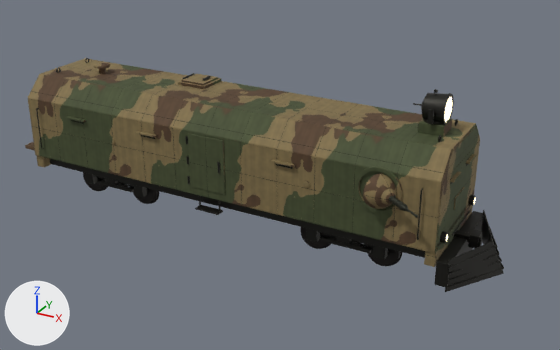
The Blender file assets/blender/guard_car.blend as it was, and as the next commit left it.
Before and after are seen from a 50 mm camera at (10.25, -16.34, 9.61) aimed at (1.2, 0.11, 1.38). Arrows for +X, +Y and +Z are at lower left; the lights stay in place. The picture after the commit comes second.

The older version as bpy lines, for what is in view:
```python
ob_cowcatcher = bpy.data.objects.new('Cowcatcher', me_cowcatcher)
ob_cowcatcher.parent = ob_guardcar
ob_cowcatcher.location = (0.0, 0.0, 0.0)
ob_hulldetails = bpy.data.objects.new('HullDetails', me_hulldetails)
ob_hulldetails.parent = ob_guardcar
ob_hulldetails.location = (0.0, 0.0, 0.0)
ob_hullinterior = bpy.data.objects.new('HullInterior', me_hullinterior)
ob_hullinterior.parent = ob_guardcar
ob_hullinterior.location = (0.0, 0.0, 0.0)
ob_hullrivets = bpy.data.objects.new('HullRivets', me_hullrivets)
ob_hullrivets.parent = ob_guardcar
ob_hullrivets.location = (0.0, 0.0, 0.0)
ob_hullshell = bpy.data.objects.new('HullShell', me_hullshell)
ob_hullshell.parent = ob_guardcar
ob_hullshell.location = (0.0, 0.0, 0.0)
ob_mg_fl_gun = bpy.data.objects.new('MG_FL_Gun', me_mg_fl_gun)
ob_mg_fl_gun.parent = ob_mg_fl_pitch
ob_mg_fl_gun.location = (0.0, 0.0, 0.0)
ob_mg_fr_housing = bpy.data.objects.new('MG_FR_Housing', me_mg_fr_housing)
ob_mg_fr_housing.parent = ob_mg_fr_base
ob_mg_fr_housing.location = (0.0, 0.0, 0.0)
ob_searchlightlamp = bpy.data.objects.new('SearchlightLamp', me_searchlightlamp)
ob_searchlightlamp.parent = ob_searchlight
ob_searchlightlamp.location = (0.0, 0.0, 0.0)
ob_underframe = bpy.data.objects.new('Underframe', me_underframe)
ob_underframe.parent = ob_guardcar
ob_underframe.location = (0.0, 0.0, 0.0)
# also in view: 'Bogies' at (0.0, 0.0, 0.61)
```
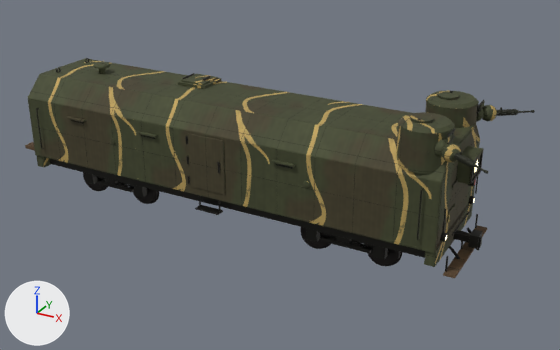
ob_searchlight is not drawn itself; it is the parent of ob_searchlightlamp.
ob_mg_fl_base is not drawn itself; it is the parent of ob_mg_fl_housing, ob_mg_fl_yaw.
ob_mg_fr_base is not drawn itself; it is the parent of ob_mg_fr_housing, ob_mg_fr_yaw.

Location of each change, (x1, y1, x2, y2) in pixels of the pictures (560 x 350 px; the box of a moved part takes in the faces that stretch with it):
'HullShell', surface changed
    both: (28, 58, 480, 253)
'HullDetails', surface changed, reshaped (19% taller)
    before: (36, 58, 476, 243)
    after: (36, 58, 488, 278)
'MgTurrets', added (yellow)
    after: (396, 91, 485, 174)
'Underframe', surface changed
    both: (36, 155, 483, 267)
'Cowcatcher', deleted (black)
    before: (434, 210, 504, 292)
'HullInterior', surface changed
    both: (31, 127, 479, 249)
'MG_FR_Housing', surface changed, moved, rescaled (51% narrower, 49% shorter)
    before: (363, 173, 397, 209)
    after: (434, 139, 450, 157)
'SearchlightLamp', reshaped, moved
    before: (413, 89, 454, 125)
    after: (473, 157, 479, 175)
'MG_FR_Gun', surface changed, moved
    before: (381, 189, 418, 218)
    after: (442, 144, 488, 174)
'HullRivets', surface changed
    both: (31, 59, 480, 250)
'MG_FL_Gun', surface changed, moved (not visible before)
    after: (477, 105, 535, 121)
'MG_FL_Housing', surface changed, moved (not visible before)
    after: (476, 108, 484, 122)
part 1 of me_hulldetails, added
    after: (456, 146, 481, 184)
part 2 of me_hulldetails, added
    after: (472, 148, 484, 161)
part 3 of me_hulldetails, added
    after: (469, 168, 473, 184)
part 4 of me_hulldetails, moved or reshaped
    before: (468, 195, 476, 206)
    after: (468, 180, 475, 186)
part 5 of me_hulldetails, added
    after: (447, 204, 456, 223)
part 6 of me_hulldetails, moved or reshaped
    before: (440, 231, 448, 243)
    after: (469, 196, 475, 204)
part 7 of me_hulldetails, added (brown)
    after: (443, 225, 488, 278)
part 8 of me_hulldetails, added
    after: (442, 209, 446, 237)
part 9 of me_hulldetails, deleted
    before: (355, 109, 476, 241)
part 10 of me_hulldetails, added
    after: (441, 136, 479, 233)
part 11 of me_searchlightlamp, deleted
    before: (444, 97, 452, 122)
part 12 of me_searchlightlamp, deleted (black)
    before: (421, 93, 454, 125)

Patch to the scene script:
```diff
--- a/assets/blender/guard_car.blend.py
+++ b/assets/blender/guard_car.blend.py
@@ mat_armor @@
 mat_armor = principled_material('Armor')
-mat_armor.texture = img_armor_camo_png
+mat_armor.texture = img_armor_camo_1934
 mat_armor.metallic = 0.25
@@ me_hulldetails @@
 # used by ob_hulldetails; parent = ob_guardcar; location = (0.0, 0.0, 0.0)
-me_hulldetails.from_pydata(...)  # 1229 vertices, 1039 faces; spans x -5.62..6.13, y -1.6..1.6, z 0.74..4.03
+me_hulldetails.from_pydata(...)  # 1989 vertices, 1716 faces; spans x -5.62..6.53, y -1.6..1.6, z 0.41..3.68
+# me_hulldetails part 1: a new loose piece, a box spanning x 6.0..6.32, y -0.37..0.37, z 2.41..3.03, in mat_armor (picture img_armor_camo_1934)
+# me_hulldetails part 2: a new loose piece, a box spanning x 6.3..6.36, y -0.41..0.41, z 2.94..3.02, in mat_armor (picture img_armor_camo_1934)
+# me_hulldetails part 3: a new loose piece, a box spanning x 6.3..6.36, y -0.395..-0.345, z 2.445..2.995, in mat_darksteel (black #2f2e2a)
+# me_hulldetails part 4: the loose piece of 43 vertices spanning x 6.0..6.12, y 0.97..1.23, z 1.22..1.48 is scaled about its middle by (1.18, 0.836, 0.836), then moved by (0.01, -0.25, 0.6)
+# me_hulldetails part 5: a new loose piece, a box spanning x 6.005..6.035, y -0.8..-0.3, z 1.56..1.84, in mat_armor (picture img_armor_camo_1934)
+# me_hulldetails part 6: the loose piece of 43 vertices spanning x 6.0..6.12, y -1.23..-0.97, z 1.22..1.48 is scaled about its middle by (0.823, 0.776, 0.776), then moved by (-0.01, 2.2, 0.0)
+# me_hulldetails part 7: a new loose piece, a box spanning x 6.18..6.46, y -1.35..1.35, z 0.525..0.575, in mat_wood (picture img_wood_floor_png)
+# me_hulldetails part 8: a new loose piece, a 6-sided cylinder along z spanning x 6.061..6.099, y -1.319..-1.281, z 1.45..2.15, in mat_darksteel (black #2f2e2a)
+# me_hulldetails part 9: 13 loose pieces with 326 vertices, spanning x 4.04..6.13, y -1.55..1.55, z 1.26..4.03, are deleted
+# me_hulldetails part 10: 822 vertices added at x 6.0..6.48, y -1.32..1.32, z 0.6..3.01
+# other edits to the shape of me_hulldetails do not show in these pictures
 me_hulldetails.materials.append(mat_armor)
@@ me_hulldetails @@
 me_hulldetails.materials.append(mat_lamp)
+me_hulldetails.materials.append(mat_wood)  # picture img_wood_floor_png
+me_hulldetails.materials.append(mat_red)  # red #8e2a22
@@ me_searchlightlamp @@
 # used by ob_searchlightlamp; parent = ob_searchlight; location = (0.0, 0.0, 0.0)
-me_searchlightlamp.from_pydata(...)  # 229 vertices, 184 faces; spans x -0.55..0.28, y -0.389..0.389, z -0.36..0.41
+me_searchlightlamp.from_pydata(...)  # 201 vertices, 170 faces; spans x -0.12..0.145, y -0.21..0.21, z -0.21..0.21
+# me_searchlightlamp part 11: the loose piece of 25 vertices spanning x 0.27..0.275, y -0.3..0.3, z -0.3..0.3 is deleted
+# me_searchlightlamp part 12: 144 vertices removed from x -0.32..0.28, y -0.36..0.36, z -0.36..0.36
+# other edits to the shape of me_searchlightlamp do not show in these pictures
 me_searchlightlamp.materials.append(mat_darksteel)
@@ me_mg_fr_housing @@
 # used by ob_mg_fr_housing; parent = ob_mg_fr_base; location = (0.0, 0.0, 0.0)
-me_mg_fr_housing.from_pydata(...)  # 145 vertices, 144 faces; spans x 0.0..0.42, y -0.42..0.42, z -0.42..0.42
+me_mg_fr_housing.from_pydata(...)  # 145 vertices, 144 faces; spans x 0.0..0.2, y -0.2..0.2, z -0.2..0.2
+# me_mg_fr_housing part 13: the whole mesh is scaled about the mesh origin by 0.476
 me_mg_fr_housing.materials.append(mat_armor)
@@ ob_cowcatcher @@
-ob_cowcatcher = bpy.data.objects.new('Cowcatcher', me_cowcatcher)
@@ ob_searchlight @@
 ob_searchlight.parent = ob_guardcar
-ob_searchlight.location = (5.3, 0.0, 3.95)
+ob_searchlight.location = (6.2, 0.0, 2.72)
@@ ob_mg_fl_base @@
 ob_mg_fl_base.parent = ob_guardcar
-ob_mg_fl_base.location = (4.6, 1.5, 2.35)
+ob_mg_fl_base.location = (5.871, 1.264, 3.52)
 ob_mg_fl_base.rotation_euler = (0.0, 0.0, 0.611)  # degrees (0, 0, 35)
@@ ob_mg_fr_base @@
 ob_mg_fr_base.parent = ob_guardcar
-ob_mg_fr_base.location = (4.6, -1.5, 2.35)
+ob_mg_fr_base.location = (5.871, -1.264, 3.52)
 ob_mg_fr_base.rotation_euler = (0.0, 0.0, -0.611)  # degrees (0, 0, -35)
@@ ob_mgturrets @@
+ob_mgturrets = bpy.data.objects.new('MgTurrets', me_mgturrets)  # 1818 vertices, 1644 faces; spans x 4.77..6.03, y -1.53..1.53, z 2.95..4.03; in mat_armor (picture img_armor_camo_1934), mat_darksteel (black #2f2e2a), mat_slit (black #0a0a09); modifiers BEVEL, WEIGHTED_NORMAL
+ob_mgturrets.parent = ob_guardcar
+ob_mgturrets.location = (0.0, 0.0, 0.0)
```
